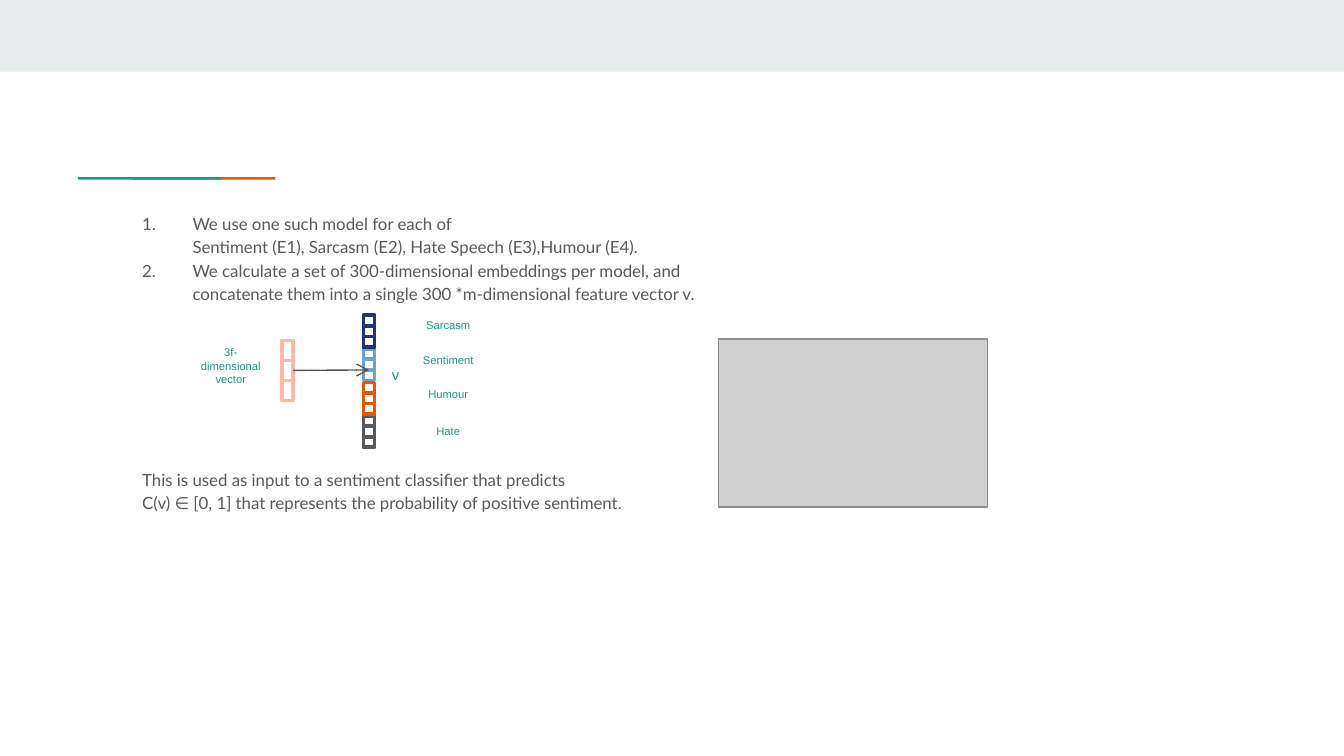
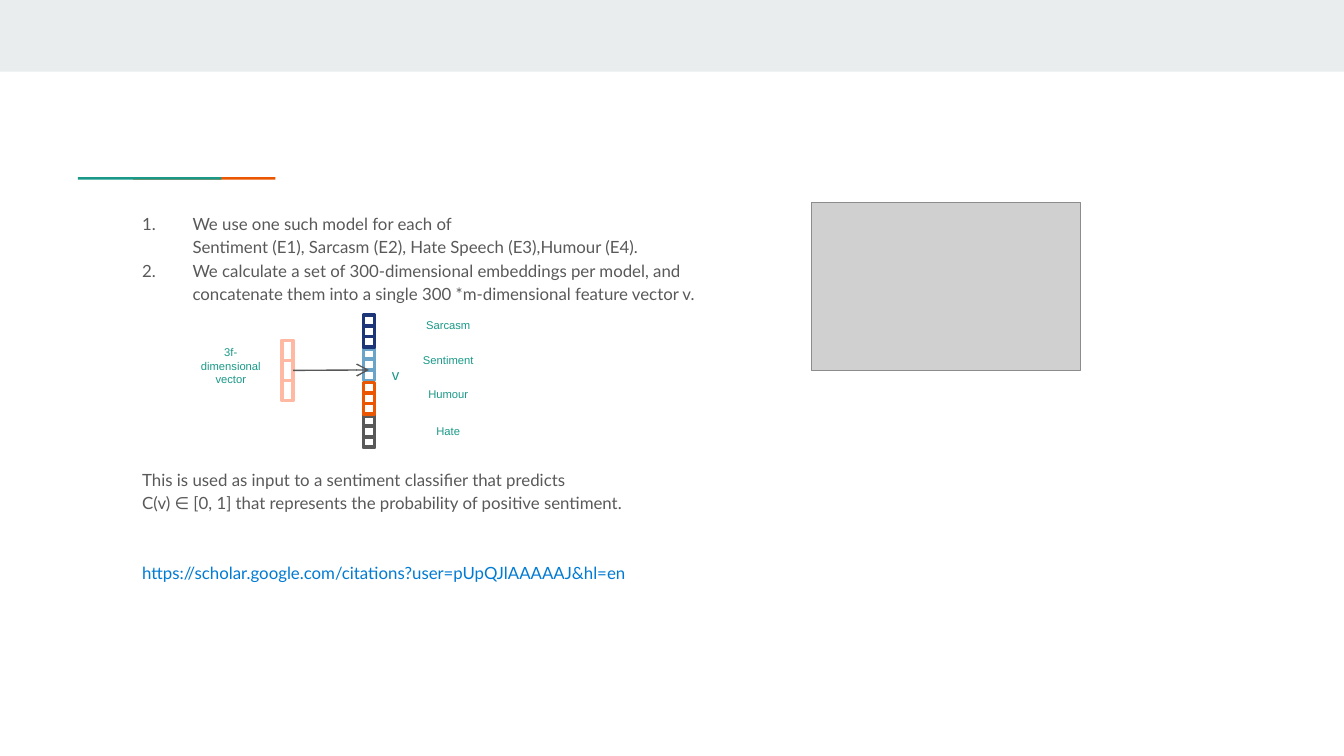
Before and after one commit to VarunBohara/Mini-Project-Documents, a slide deck: slide 4 of IDEAS FOR PROBLEM STATEMENT 4.pptx. Drawn at 1344x756 pixels with LibreOffice and Linux fonts; fonts in the diff are those of the drawing; grey boxes stand for pictures. Boxes give left, top, right and bottom in pixels: in the first picture for what was removed or moved away, otherwise in the second. Text is boxed around its words. In the diff, an @@ line names an element or a change of style, - is before the commit and + after.

```diff
--- a/IDEAS FOR PROBLEM STATEMENT 4.pptx
+++ b/IDEAS FOR PROBLEM STATEMENT 4.pptx
@@ picture: place and size @@
-picture at <box>719,339,988,507</box>
+picture at <box>812,203,1081,371</box>
@@ text at <box>142,566,625,582</box>: paragraph added @@
+https://scholar.google.com/citations?user=pUpQJlAAAAAJ&hl=en
```
